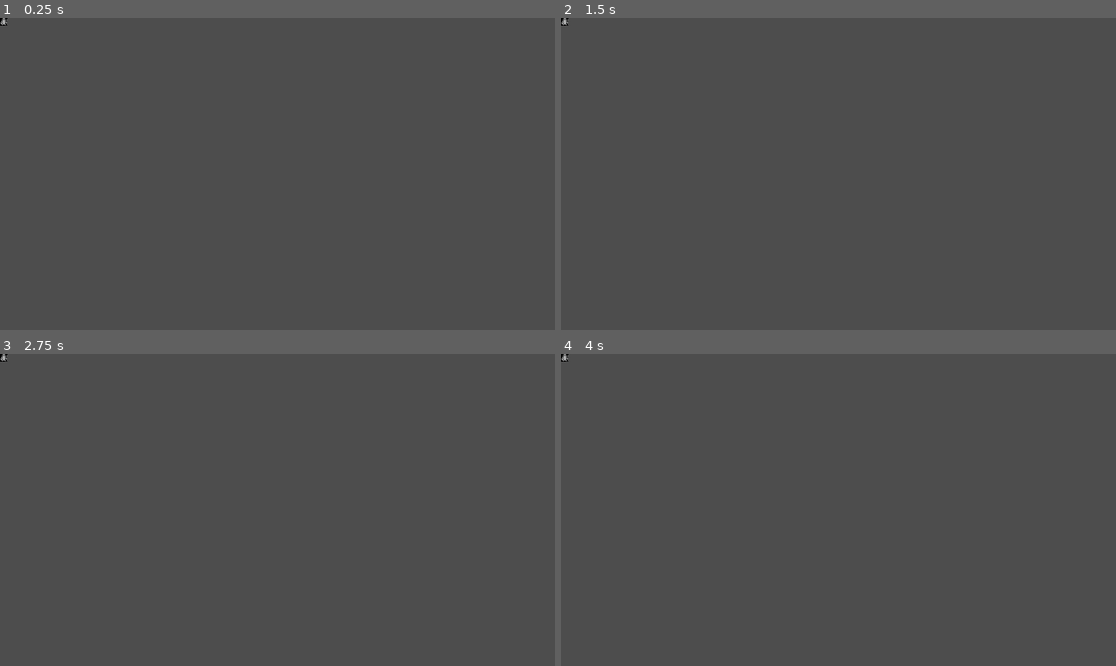
Above: before the commit, frames 1-4 (two rows, left to right).
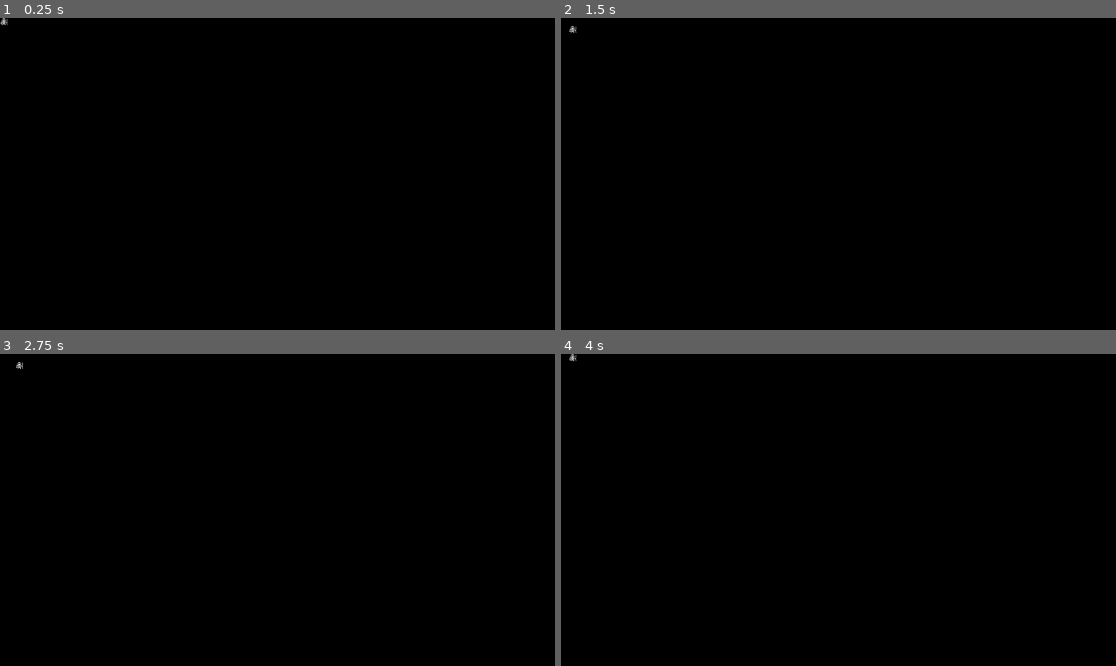
Above: after the commit, the same moments.

Repository: phentos/rl-tutorial-godot
Game: Godot game, scene res://src/Game/game.tscn
The game is run twice, just before and just after one commit, with the same random seed, the same clock (stepped at 60 frames per second) and the same inputs.
Inputs:
- Up to frame 1 (0.25 s): no input
- Up to frame 2 (1.5 s): tap Enter at 0.5 s; hold Right (ui_right) 0.53-1.28 s; tap Space at 1.25 s; hold Down (ui_down) from 1.28 s (still down)
- Up to frame 3 (2.75 s): tap Enter at 2 s; release Down (ui_down) at 2.03 s; hold Right (ui_right) from 2.03 s (still down)
- Up to frame 4 (4 s): tap Space at 2.75 s; release Right (ui_right) at 2.78 s; hold Up (ui_up) 2.78-3.53 s; tap Enter at 3.5 s; hold Left (ui_left) from 3.53 s (still down)

The runs differ from the first frame. In frame 1, 100% of the frame differs, in the area x 0-100%, y 0-100%; in frame 2, 100%; in frame 3, 100%; in frame 4, 100%.

Commit message:
part 1 complete

Diff:
--- a/project.godot
+++ b/project.godot
@@ -19,3 +19,4 @@
 
 renderer/rendering_method="gl_compatibility"
 renderer/rendering_method.mobile="gl_compatibility"
+environment/defaults/default_clear_color=Color(0, 0, 0, 1)
--- a/src/Game/game.gd
+++ b/src/Game/game.gd
@@ -9,14 +9,12 @@
 func _ready():
 	pass # Replace with function body.
 
-
 # Called every frame. 'delta' is the elapsed time since the previous frame.
 func _process(_delta):
 	var action: Action = event_handler.get_action()
 
-	match action:
-		MovementAction:
-			player_grid_pos += action.offset
-			player.position = Grid.grid_to_world(player_grid_pos)
-		EscapeAction:
+	if action is MovementAction:
+		player_grid_pos += action.offset
+		player.position = Grid.grid_to_world(player_grid_pos)
+	elif action is EscapeAction:
 			get_tree().quit()
